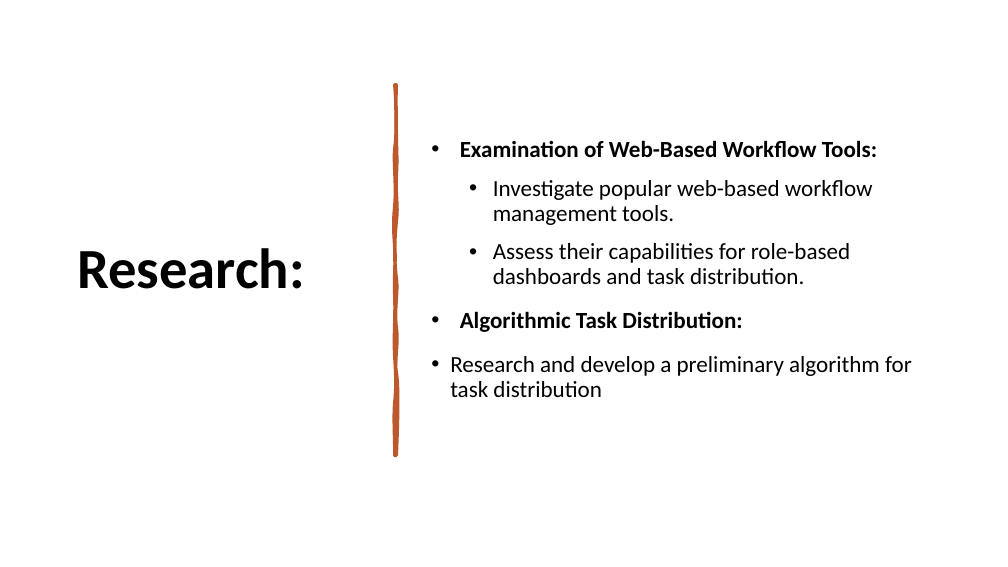
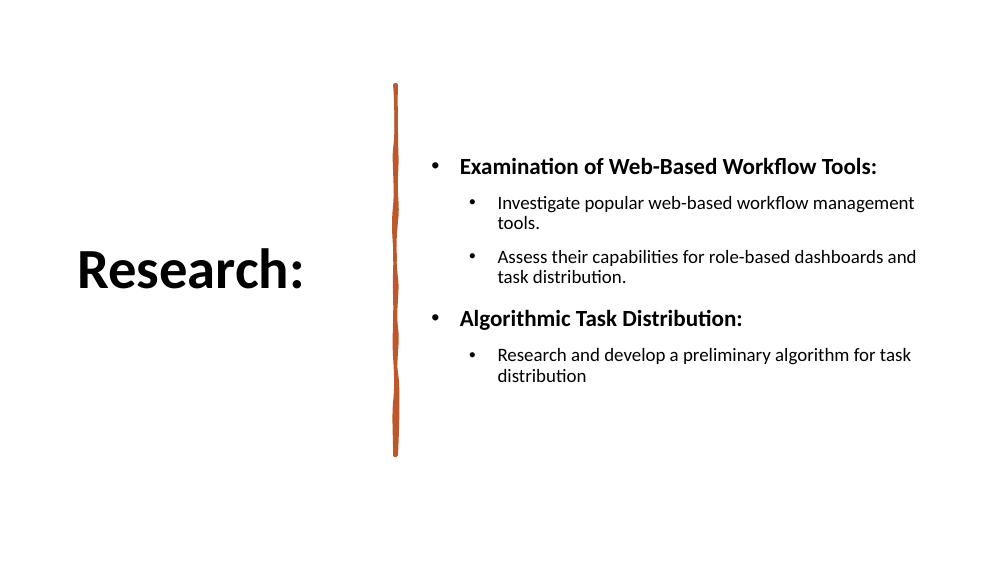
Before and after one commit to RoiTief/Exam-Management-System, a slide deck: slide 14 of docs/Proof of concept presentation.pptx. Drawn at 1008x567 pixels with LibreOffice and Linux fonts; fonts in the diff are those of the drawing. Boxes give left, top, right and bottom in pixels: in the first picture for what was removed or moved away, otherwise in the second. Text is boxed around its words. In the diff, an @@ line names an element or a change of style, - is before the commit and + after.

```diff
--- a/docs/Proof of concept presentation.pptx
+++ b/docs/Proof of concept presentation.pptx
@@ text at (498,196,917,382): size 22 to 18 pt in "Investigate popular web-based workflow management tools.", "Assess their capabilities for role-based dashboards and ...", "Research and develop a preliminary algorithm for ..."; indent changed; list level 1 to 2 in "Research and develop a preliminary ..." @@
```
Also in this commit, not shown: 3 other slides changed, 4 slides added, 8 slides removed.
